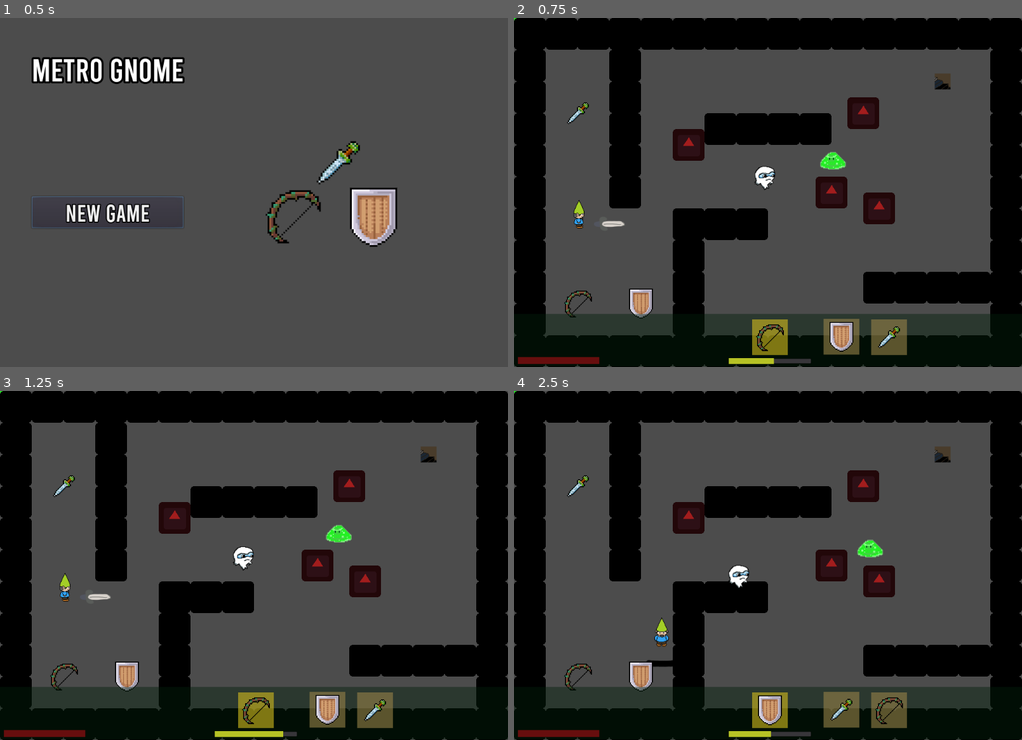
Above: before the commit, frames 1-4 (two rows, left to right).
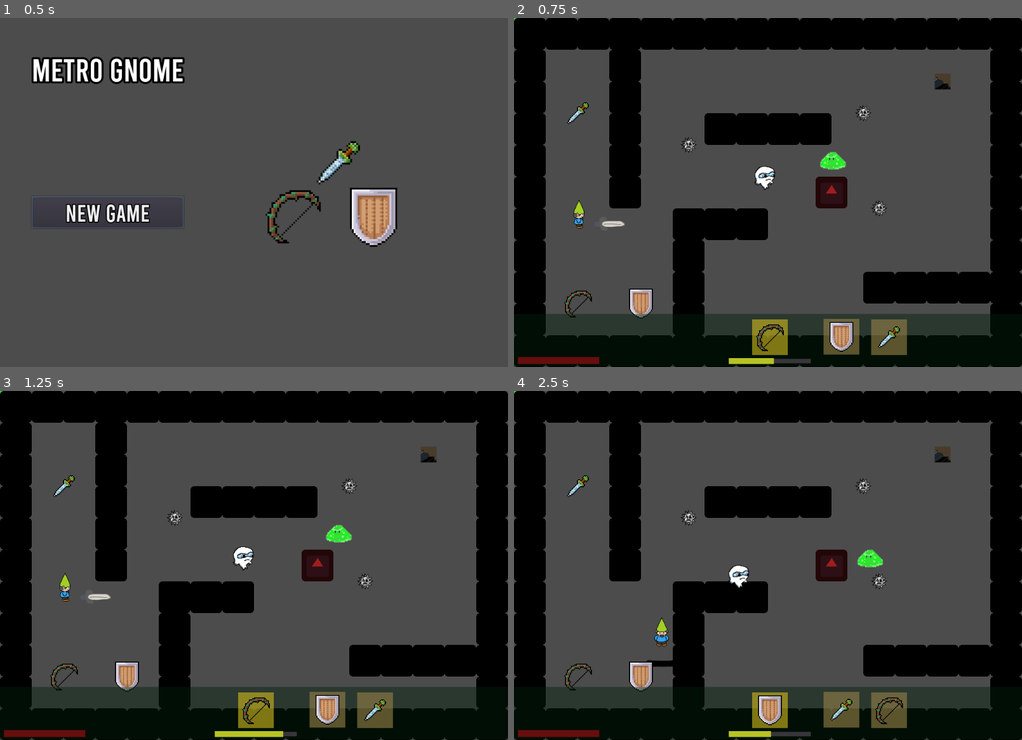
Above: after the commit, the same moments.

Repository: mfurtak/gmtk-game-jam-2019
Game: Godot game, scene res://menus/MainMenu.tscn
The game is run twice, just before and just after one commit, with the same random seed, the same clock (stepped at 60 frames per second) and the same inputs. The engine's default icon, where the game draws it, is replaced by a stand-in: a white triangle on a blue panel in a dark square.
Inputs:
- Up to frame 1 (0.5 s): no input
- Up to frame 2 (0.75 s): click "New Game" at 0.5 s
- Up to frame 3 (1.25 s): no input
- Up to frame 4 (2.5 s): hold Right (ui_right) 1.28-2.03 s; tap Space (ui_select) at 1.52, 2.27 s; hold Down (ui_down) from 2.03 s (still down)

Frame 1 is identical in both runs. In frame 2, 1.7% of the frame differs, in the area x 31-75%, y 22-60%; in frame 3, 1.7%; in frame 4, 2.0%.

Commit message:
Add thwomp image

Diff:
--- a/gmtk-godot/Thwomp.tscn
+++ b/gmtk-godot/Thwomp.tscn
@@ -1,10 +1,10 @@
 [gd_scene load_steps=4 format=2]
 
 [ext_resource path="res://Thwomp.gd" type="Script" id=1]
-[ext_resource path="res://icon.png" type="Texture" id=2]
+[ext_resource path="res://sprites/thwomp.png" type="Texture" id=2]
 
-[sub_resource type="RectangleShape2D" id=1]
-extents = Vector2( 32, 32 )
+[sub_resource type="CircleShape2D" id=1]
+radius = 16.0
 
 [node name="Thwomp" type="KinematicBody2D"]
 position = Vector2( 640, 352 )
@@ -14,7 +14,6 @@
 }
 
 [node name="Sprite" type="Sprite" parent="."]
-modulate = Color( 0.635294, 0.113725, 0.113725, 1 )
 texture = ExtResource( 2 )
 
 [node name="CollisionShape2D" type="CollisionShape2D" parent="."]
Binary file added: gmtk-godot/sprites/thwomp.png
Not shown, added: gmtk-godot/sprites/thwomp.png.import
